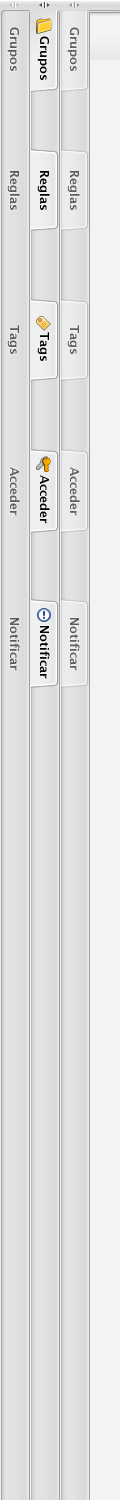
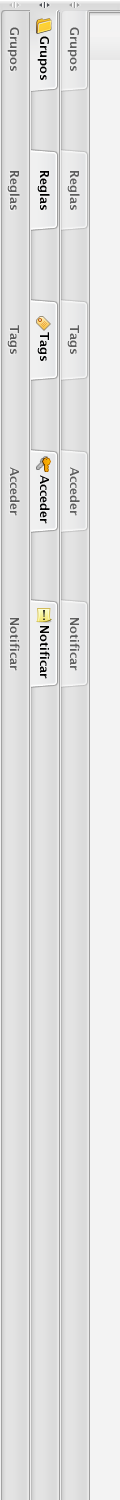
The second 120 × 1500 image is a revision of the first. Changes to its layers:
added layer "Shape 1 copy 2" (1st of 2, in "Selected" › "words copy") in group "words copy" over [36, 608, 52, 623]
hid "Layer 19" over [37, 608, 51, 622]
